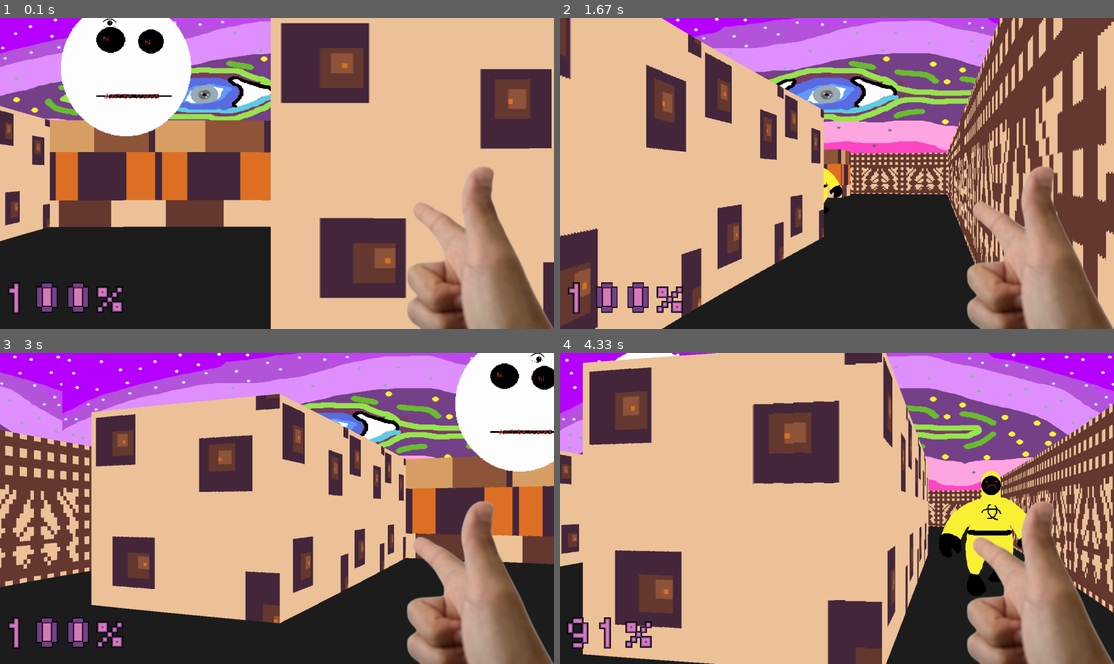
Above: before the commit, frames 1-4 (two rows, left to right).
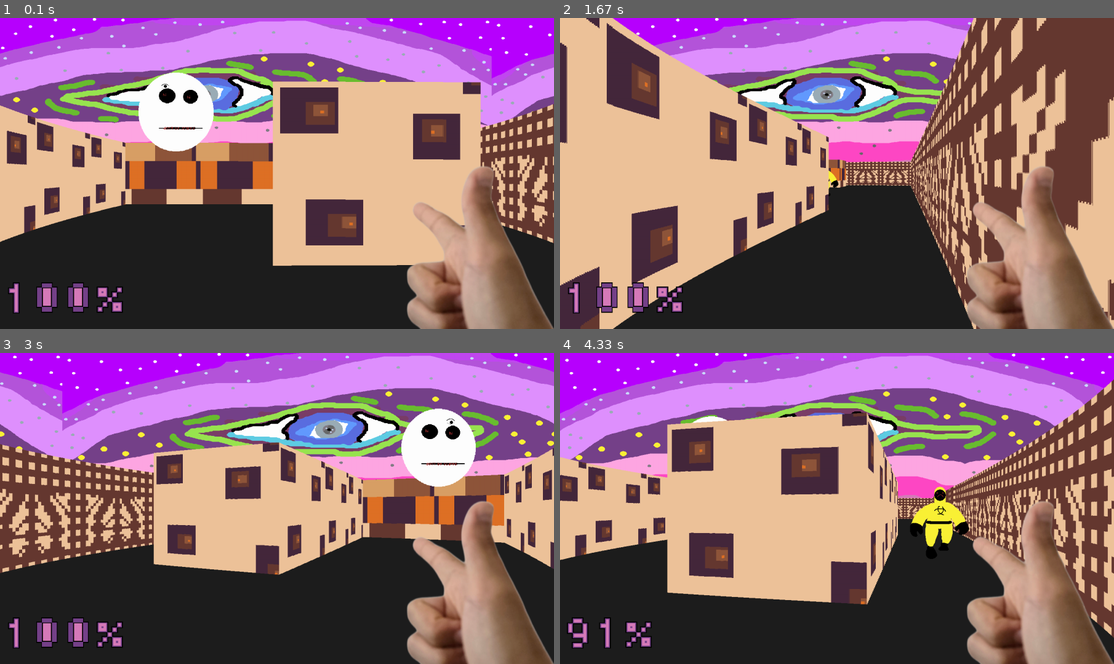
Above: after the commit, the same moments.

Repository: kyrusoo/uni-pygame
Game: pygame game, started from maze/main.py
Two runs of this game, one before a commit and one after it. Both use one fixed random seed, a clock stepped at 60 frames per second and the inputs below.
Inputs (mouse positions are in pixels of both pictures, inside the frame that each line leads up to):
- Up to frame 1 (0.1 s): no input
- Up to frame 2 (1.67 s): hold D 0.33-0.8 s; move the mouse to (814, 185) at 0.37 s; hold W 0.83-1.13 s; move the mouse to (1014, 164) at 0.87 s; hold D 1.17-1.63 s; move the mouse to (842, 195) at 1.2 s
- Up to frame 3 (3 s): hold A 1.67-2.2 s; move the mouse to (144, 511) at 1.7 s; hold S 2.23-2.53 s; move the mouse to (332, 576) at 2.27 s; hold A 2.57-2.97 s; move the mouse to (105, 580) at 2.6 s
- Up to frame 4 (4.33 s): hold W 3-3.37 s; move the mouse to (920, 399) at 3.03 s; hold D 3.4-4.03 s; move the mouse to (1041, 617) at 3.43 s; hold S from 4.07 s (still down); move the mouse to (903, 536) at 4.1 s

The runs differ from the first frame. In frame 1, 48% of the frame differs, in the area x 0-100%, y 0-100%; in frame 2, 33%; in frame 3, 43%; in frame 4, 50%.

Commit message:
feat: FOV changed to 90 by default.

Diff:
--- a/maze/settings.py
+++ b/maze/settings.py
@@ -19,7 +19,7 @@
 
 FLOOR_COLOR = (30, 30, 30)
 
-FOV = math.pi / 3
+FOV = math.pi / 2
 HALF_FOV = FOV / 2
 NUM_RAYS = WIDTH // 2
 HALF_NUM_RAYS = NUM_RAYS // 2
